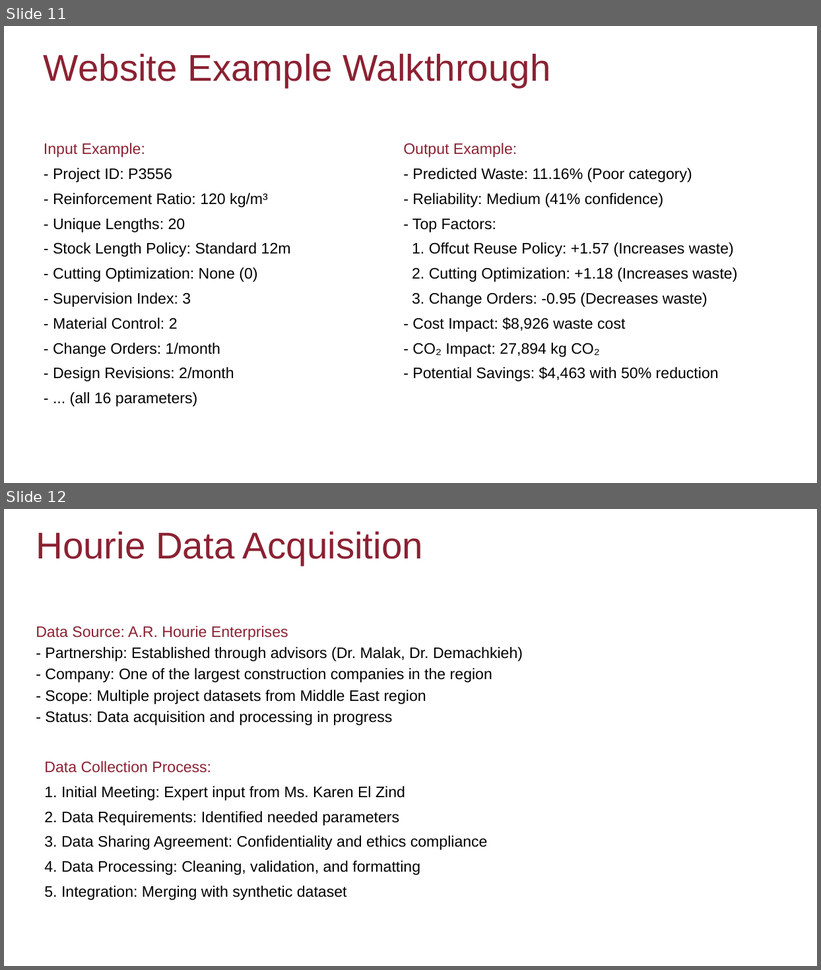
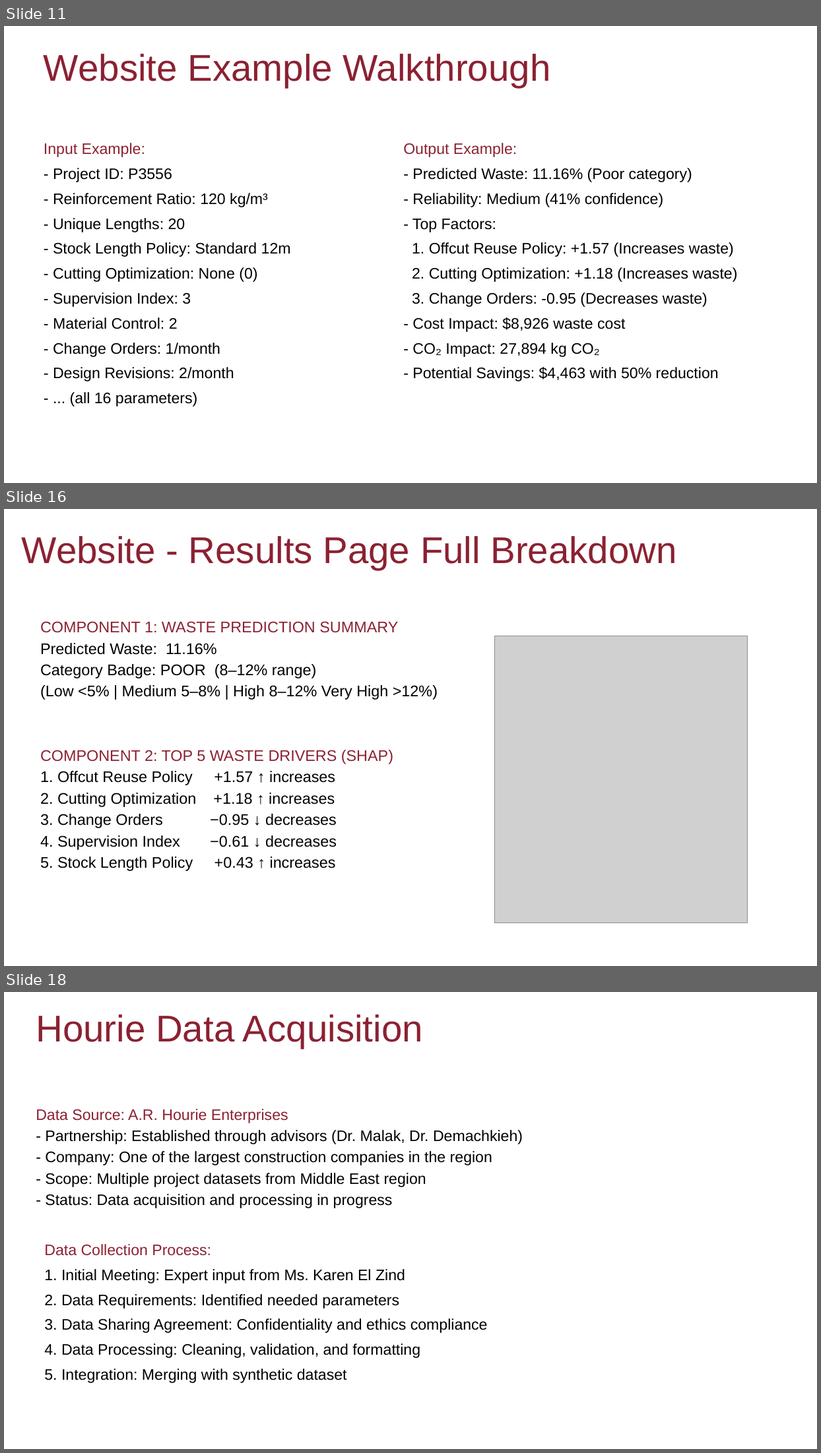
Before and after one commit to christnakh/Fyp-Saro, a slide deck: Semester 2 Progress Presentation.pptx. Shown one above the other, each under a label of ours: slides 11 and 12 before the commit, slides 11, 16 and 18 after it; the slides between them are not shown. The pictures are 821x970 and 821x1453 pixels, drawn with LibreOffice and Linux fonts; fonts in the diff are those of the drawing; grey boxes stand for pictures. Boxes give left, top, right and bottom in pixels: in the first picture for what was removed or moved away, otherwise in the second. Text is boxed around its words. In the diff, an @@ line names an element or a change of style, - is before the commit and + after.

```diff
--- a/Semester 2 Progress Presentation.pptx
+++ b/Semester 2 Progress Presentation.pptx
@@ slide 16 added at <box>4,509,817,966</box>, background #FFFFFF @@
@@ title added at <box>22,536,677,570</box>, 44 pt, text #8B2132 @@
+Website - Results Page Full Breakdown
@@ subtitle added at <box>40,621,438,871</box>, 18.2 pt, text #000000 @@
+COMPONENT 1: WASTE PREDICTION SUMMARY
+Predicted Waste: 11.16%
+Category Badge: POOR (8–12% range)
+(Low <5% | Medium 5–8% | High 8–12% Very High >12%)
+COMPONENT 2: TOP 5 WASTE DRIVERS (SHAP)
+1. Offcut Reuse Policy +1.57 ↑ increases
+2. Cutting Optimization +1.18 ↑ increases
+3. Change Orders −0.95 ↓ decreases
+4. Supervision Index −0.61 ↓ decreases
+5. Stock Length Policy +0.43 ↑ increases
@@ picture added at <box>495,636,748,923</box> @@
@@ what was slide 12 is now slide 18 @@
```
Also in this commit, not shown: 3 slides changed, 5 other slides added, 26 other files.
